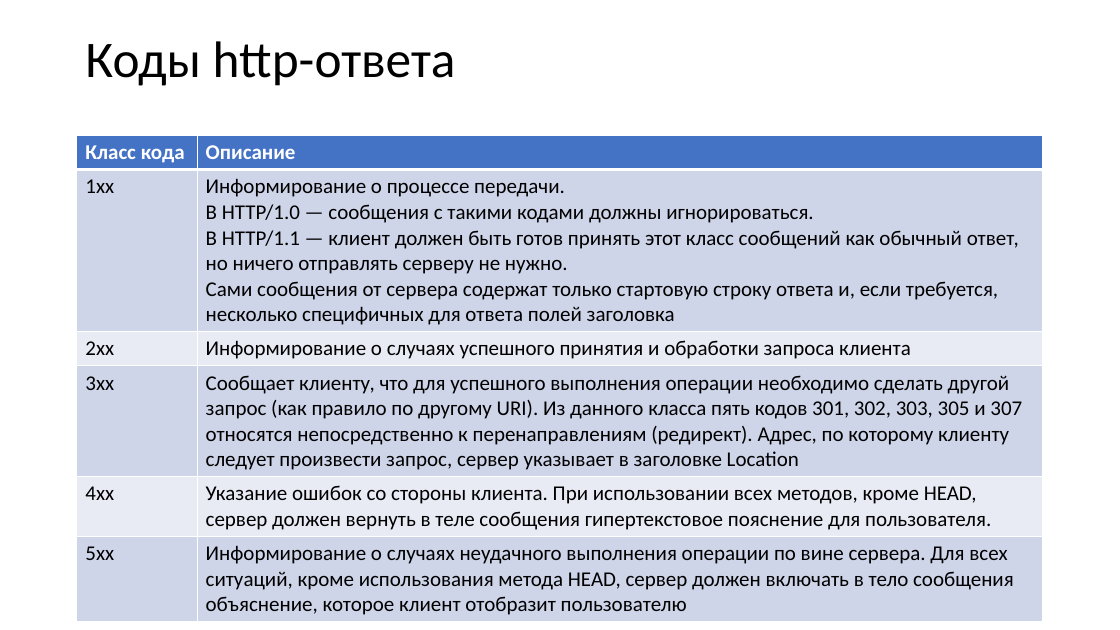
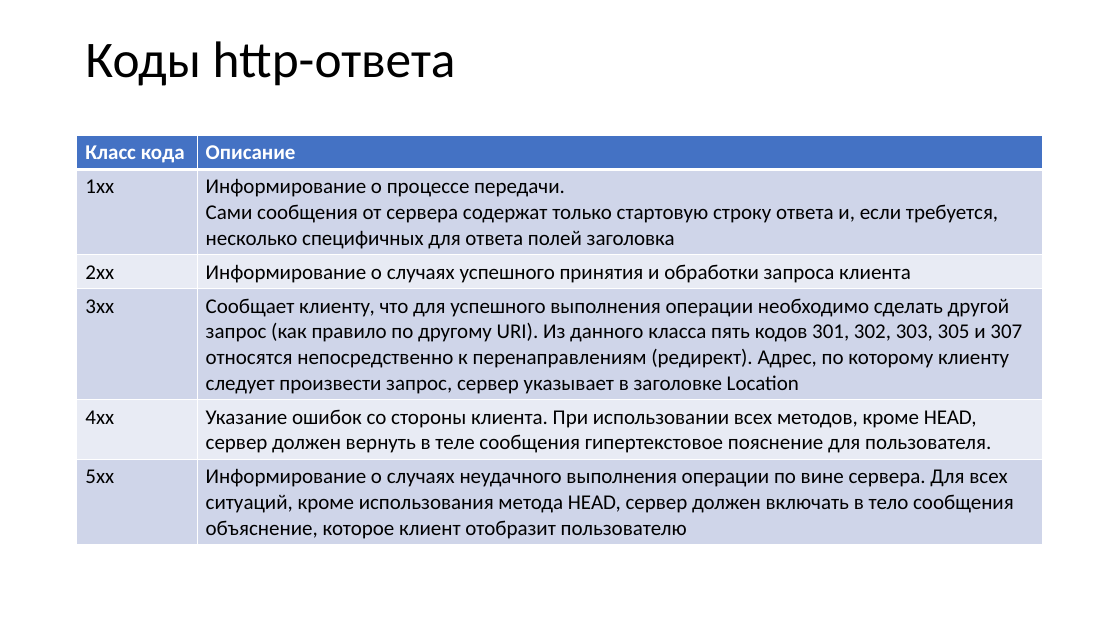
Before and after one commit to paveltsytovich/telegram-course, a slide deck: slide 190 of Presentation/Разработка ботов для телеграмм на Python.pptx. Drawn at 1120x630 pixels with LibreOffice and Linux fonts; fonts in the diff are those of the drawing. Boxes give left, top, right and bottom in pixels: in the first picture for what was removed or moved away, otherwise in the second. Text is boxed around its words. In the diff, an @@ line names an element or a change of style, - is before the commit and + after.

Commit message:
небольшие изменения

```diff
--- a/Presentation/Разработка ботов для телеграмм на Python.pptx
+++ b/Presentation/Разработка ботов для телеграмм на Python.pptx
@@ table at (77, 135, 1044, 543) @@
-row 2, column 2: Информирование о процессе передачи. / В HTTP/1.0 — сообщения с такими кодами должны игнорироваться. / В HTTP/1.1 — клиент должен быть готов принять этот класс сообщений как обычный ответ, но ничего отправлять серверу не нужно. / Сами сообщения от сервера содержат только стартовую строку ответа и, если требуется, несколько специфичных для ответа полей заголовка
+row 2, column 2: Информирование о процессе передачи. / Сами сообщения от сервера содержат только стартовую строку ответа и, если требуется, несколько специфичных для ответа полей заголовка
```
